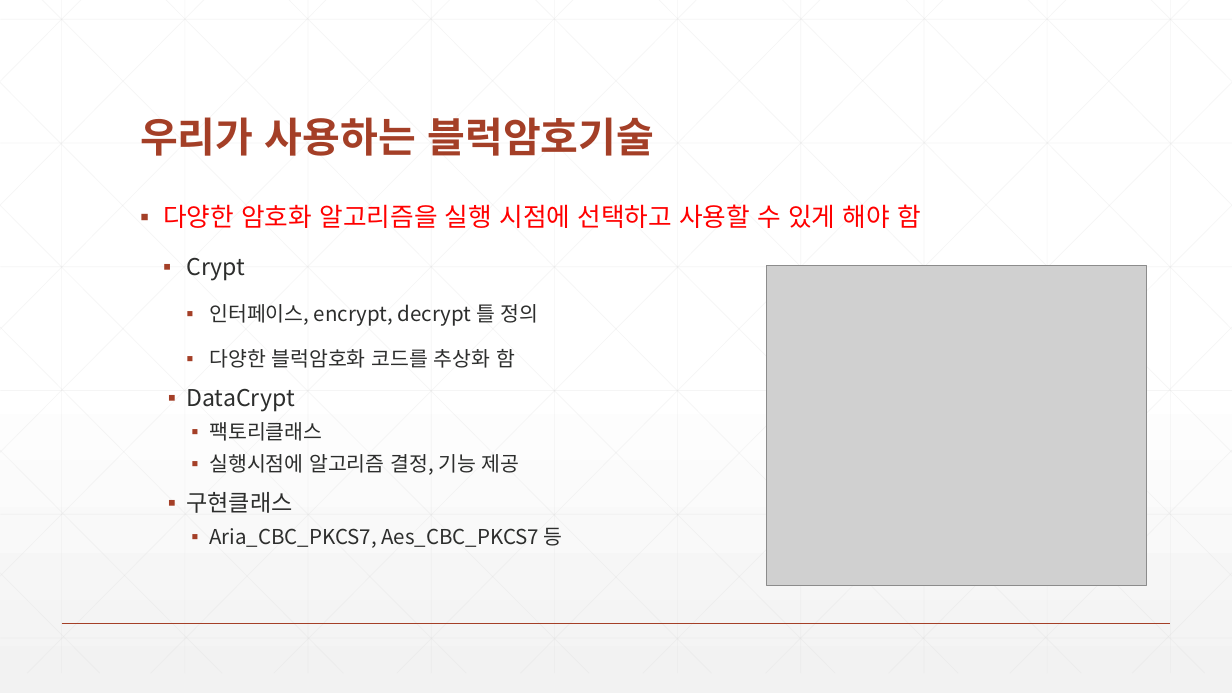
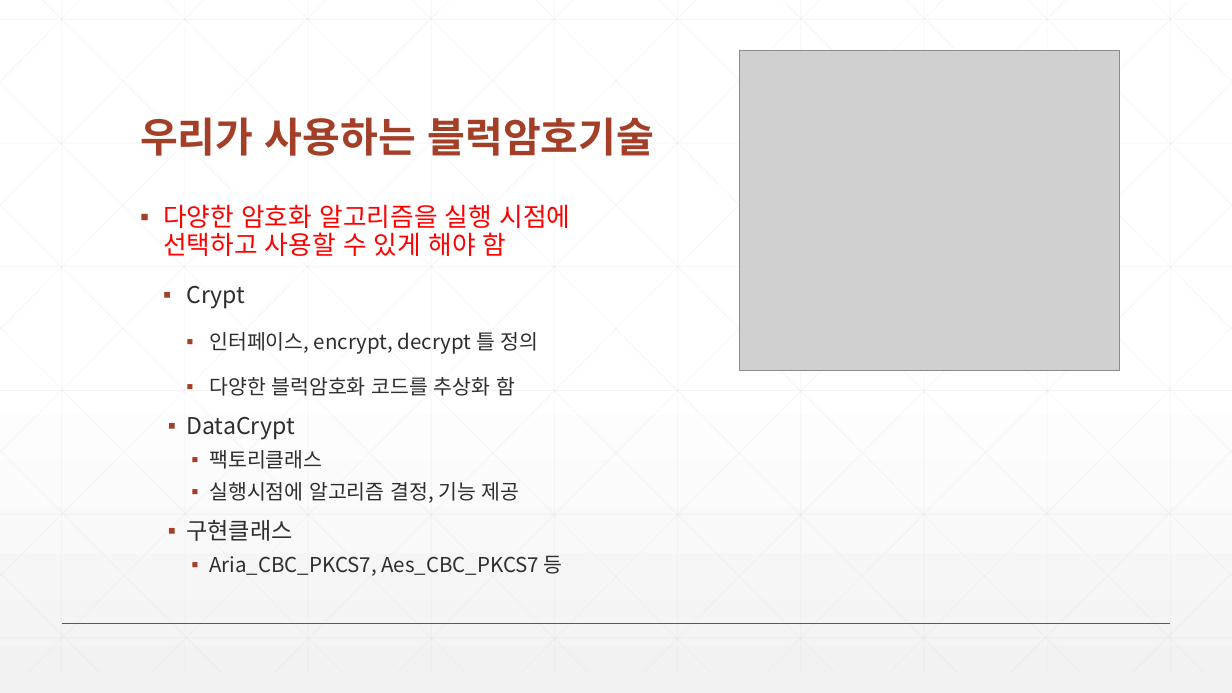
Before and after one commit to zeroshift01/code5, a slide deck: slide 9 of inflearn06/doc/6.암호화기능을구현합니다.pptx. Drawn at 1232x693 pixels with LibreOffice and Linux fonts; fonts in the diff are those of the drawing; grey boxes stand for pictures. Boxes give left, top, right and bottom in pixels: in the first picture for what was removed or moved away, otherwise in the second. Text is boxed around its words. In the diff, an @@ line names an element or a change of style, - is before the commit and + after.

```diff
--- a/inflearn06/doc/6.암호화기능을구현합니다.pptx
+++ b/inflearn06/doc/6.암호화기능을구현합니다.pptx
@@ picture: place and size @@
-picture at (767,265,1147,585)
+picture at (739,51,1119,371)
@@ text "다양한 암호화 알고리즘을 실행 시점에 ..." rewrapped from (163,204,921,548) to (163,204,570,576) @@
```
Also in this commit, not shown: 2 other slides changed, 6 other files.
